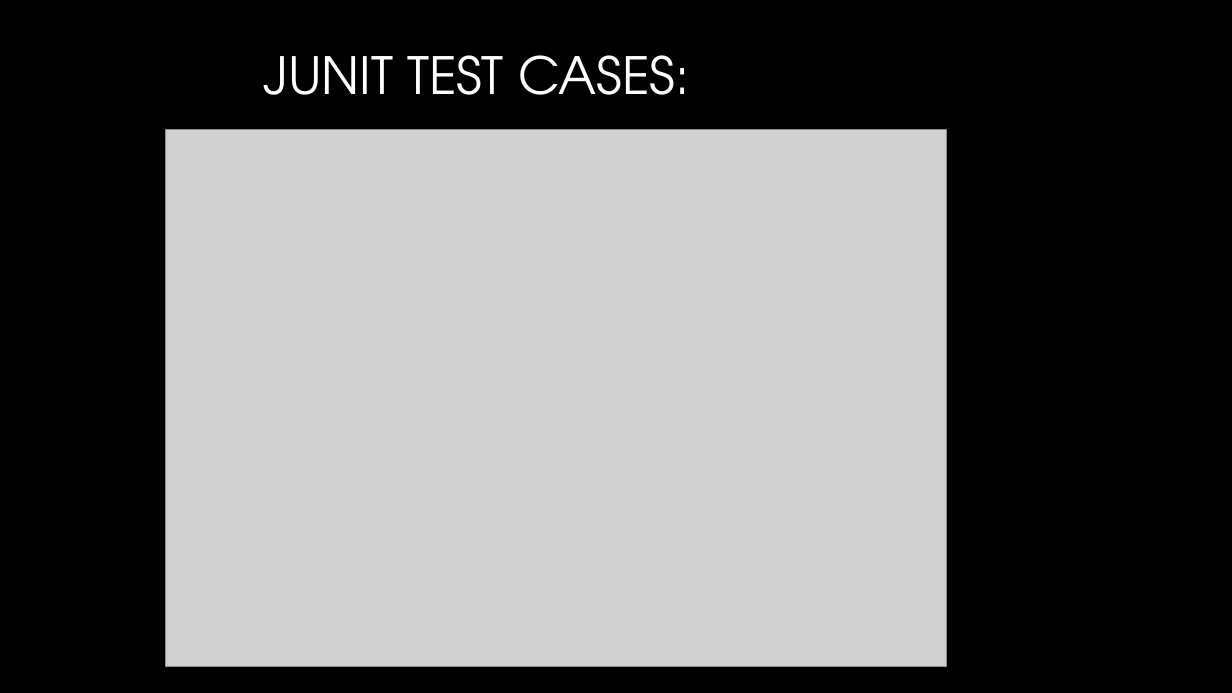
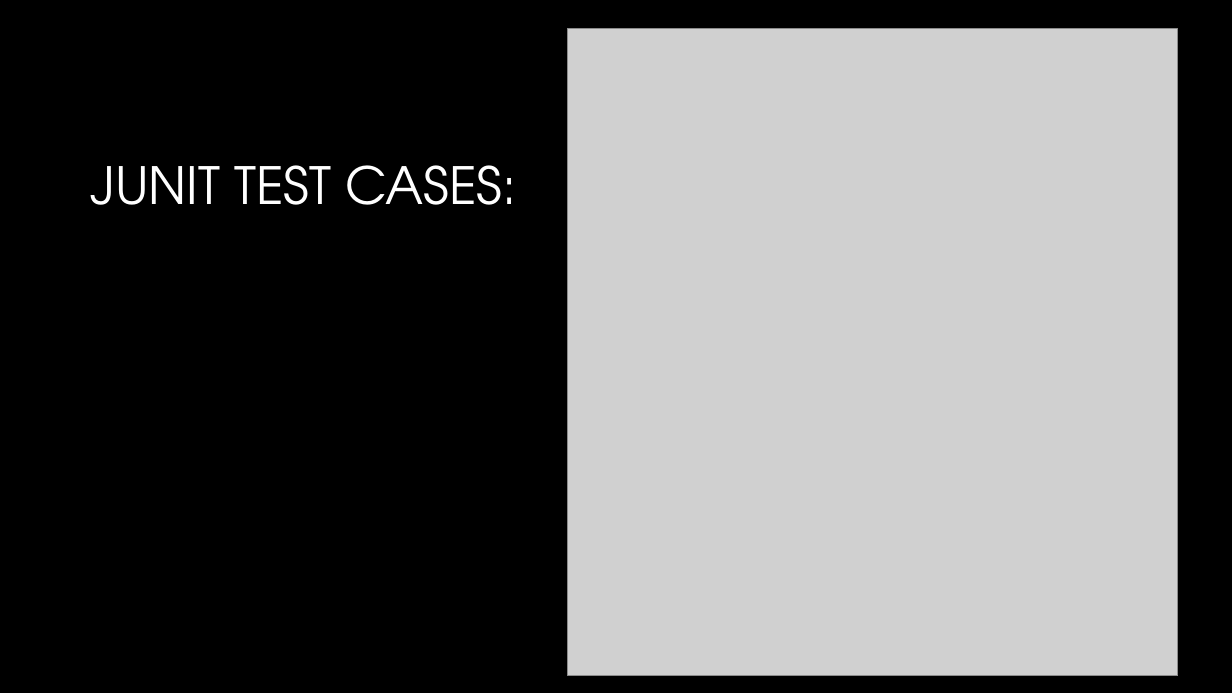
Before and after one commit to saeedalavinia/Sysc3010_Term_Project, a slide deck: slide 8 of Baby monitor System_codeReview.pptx. Drawn at 1232x693 pixels with LibreOffice and Linux fonts; fonts in the diff are those of the drawing; grey boxes stand for pictures; background and template pictures are left out. Boxes give left, top, right and bottom in pixels: in the first picture for what was removed or moved away, otherwise in the second. Text is boxed around its words. In the diff, an @@ line names an element or a change of style, - is before the commit and + after.

```diff
--- a/Baby monitor System_codeReview.pptx
+++ b/Baby monitor System_codeReview.pptx
@@ picture added at box(567, 29, 1177, 676) @@
@@ title "JUNIT TEST CASES:": place and size @@
-title "JUNIT TEST CASES:" at box(263, 55, 689, 95)
+title "JUNIT TEST CASES:" at box(91, 165, 516, 205)
@@ picture removed at box(165, 130, 946, 667) @@
```
Also in this commit, not shown: 3 other slides changed, 6 slides removed, 11 other files.
